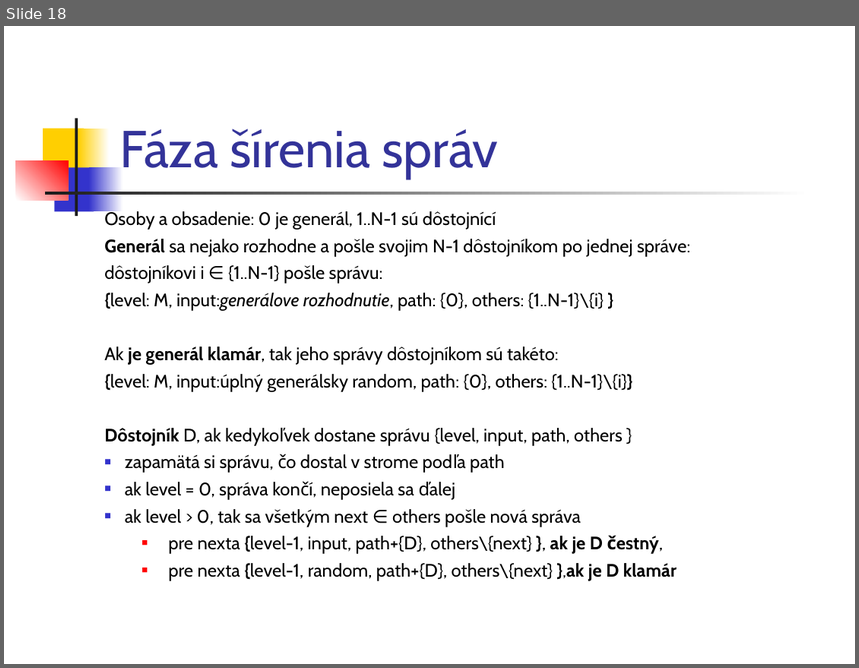
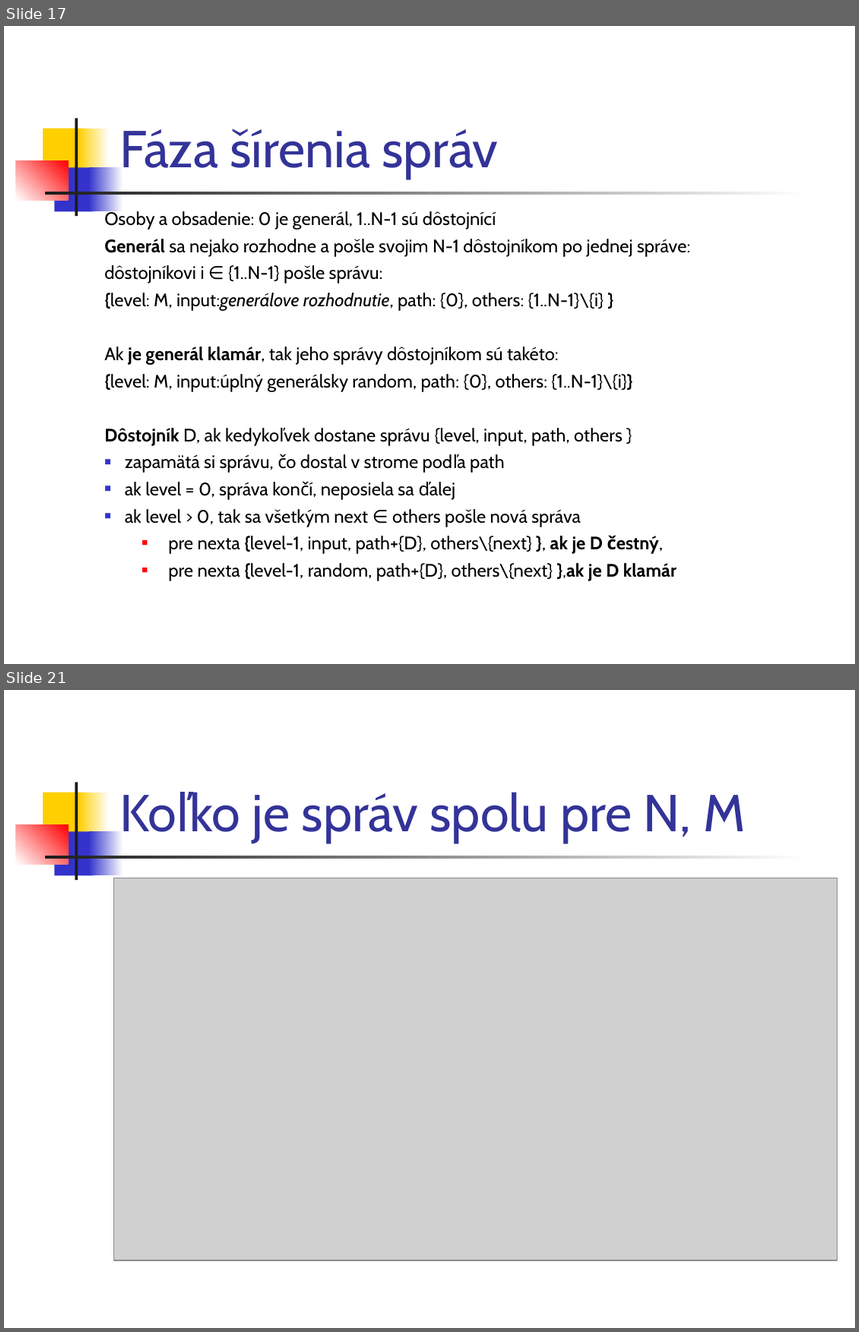
Before and after one commit to paradigmy/Prednasky, a slide deck: 05/BGP.ppt. Shown one above the other, each under a label of ours: slide 18 before the commit, slides 17 and 21 after it; the slides between them are not shown. The pictures are 859x668 and 859x1332 pixels, drawn with LibreOffice and Linux fonts; fonts in the diff are those of the drawing; grey boxes stand for pictures. Boxes give left, top, right and bottom in pixels: in the first picture for what was removed or moved away, otherwise in the second. Text is boxed around its words. In the diff, an @@ line names an element or a change of style, - is before the commit and + after.

```diff
--- a/05/BGP.ppt
+++ b/05/BGP.ppt
@@ slide 21 added at [4,690,855,1328], background #FFFFFF; not listed: 7 template elements that a slide beside it also shows @@
@@ title added at [253,792,746,843], 44 pt, text #333399 @@
+Koľko je správ spolu pre N, M
@@ picture added at [113,878,837,1262] @@
@@ what was slide 18 is now slide 17 @@
```
Also in this commit, not shown: 5 slides changed, 1 slide removed, 7 other files.
